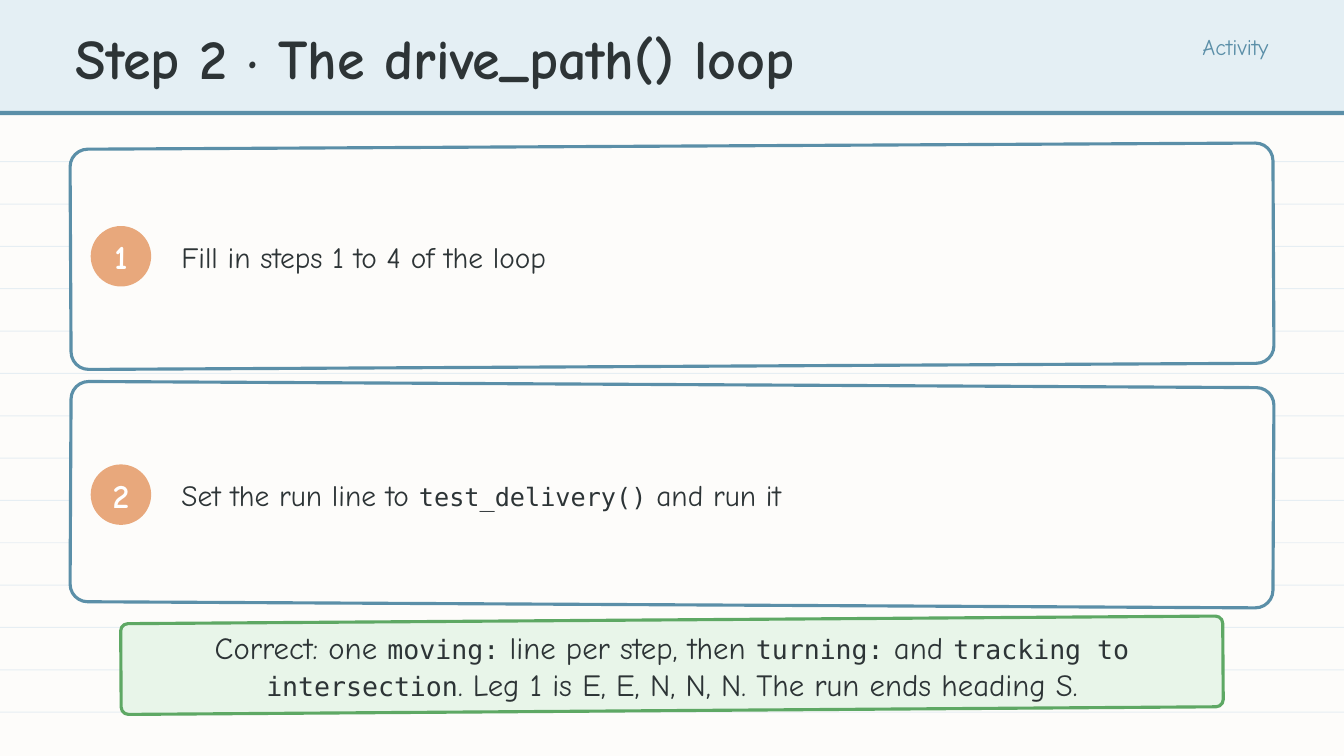
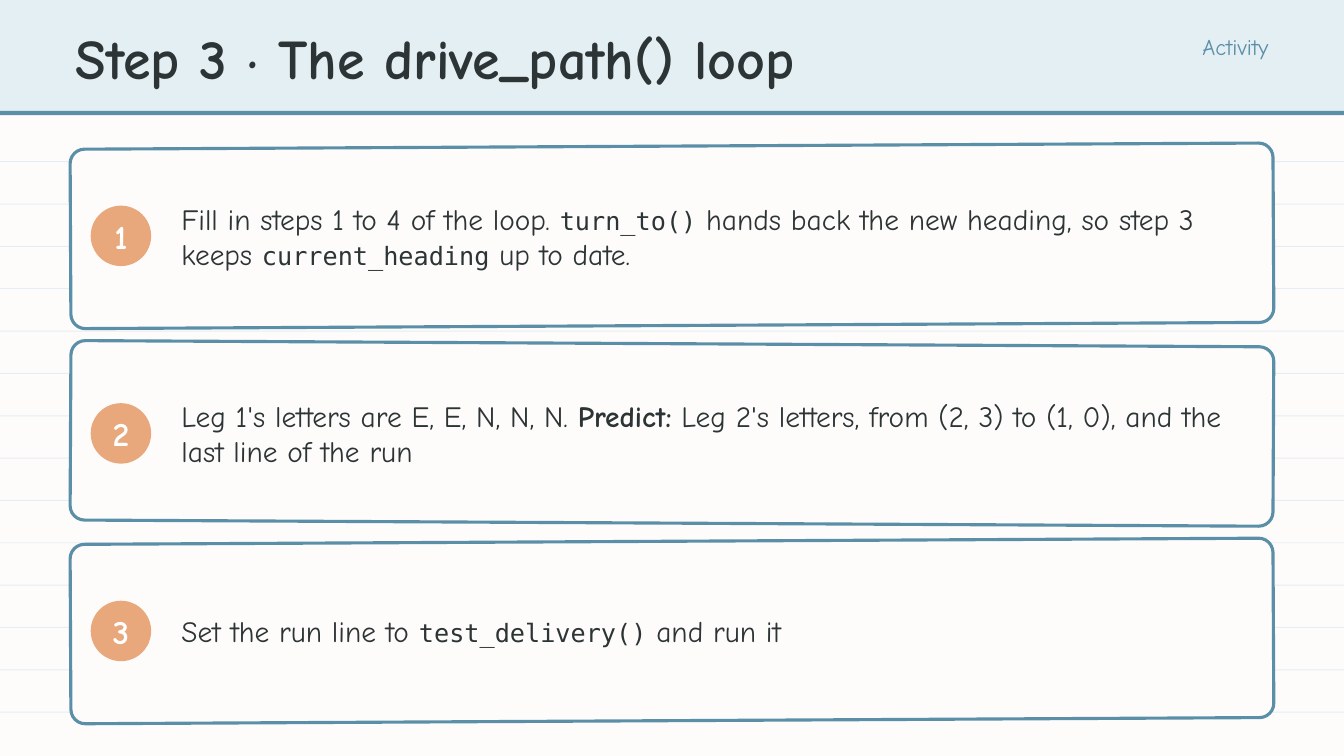
Before and after one commit to bradamiller/LearningPython, a slide deck: slide 21 of static/slides/module-04-manhattan/module-4-lesson-04-the-driver.pptx (slide 16 before the commit). Drawn at 1344x756 pixels with LibreOffice and Linux fonts; fonts in the diff are those of the drawing. Boxes give left, top, right and bottom in pixels: in the first picture for what was removed or moved away, otherwise in the second. Text is boxed around its words. In the diff, an @@ line names an element or a change of style, - is before the commit and + after.

```diff
--- a/static/slides/module-04-manhattan/module-4-lesson-04-the-driver.pptx
+++ b/static/slides/module-04-manhattan/module-4-lesson-04-the-driver.pptx
@@ text at [76, 36, 794, 89]: text changed @@
-Step 2 · The drive_path() loop
+Step 3 · The drive_path() loop
@@ rounded rectangle: place and size @@
-rounded rectangle at [70, 143, 1274, 370]
+rounded rectangle at [70, 143, 1274, 329]
@@ text "1": place and size @@
-text "1" at [114, 247, 127, 269]
+text "1" at [114, 227, 127, 249]
@@ ellipse: place and size @@
-ellipse at [91, 226, 151, 286]
+ellipse at [91, 206, 151, 266]
@@ text at [181, 210, 1194, 271]: text changed @@
-Fill in steps 1 to 4 of the loop
+Fill in steps 1 to 4 of the loop. turn_to() hands back the new heading, so step 3 keeps current_heading up to date.
@@ rounded rectangle: place and size @@
-rounded rectangle at [70, 381, 1274, 608]
+rounded rectangle at [70, 341, 1274, 526]
@@ text "2": place and size @@
-text "2" at [113, 486, 130, 508]
+text "2" at [113, 424, 130, 446]
@@ ellipse: place and size @@
-ellipse at [91, 465, 151, 525]
+ellipse at [91, 403, 151, 464]
@@ text added at [181, 404, 1221, 463], 21 pt, text #2D3436 @@
+Leg 1's letters are E, E, N, N, N. Predict: Leg 2's letters, from (2, 3) to (1, 0), and the last line of the run
@@ rounded rectangle: place and size @@
-rounded rectangle at [121, 616, 1223, 715]
+rounded rectangle at [70, 538, 1274, 724]
@@ rounded rectangle at [70, 538, 1274, 724]: fill #E8F5E9 to #FDFCFA; outline #5EA864 2.25 pt to #5B8FA8 2.25 pt @@
@@ text "Set the run line to ...": place and size @@
-text "Set the run line to ..." at [181, 486, 781, 512]
+text "Set the run line to ..." at [181, 622, 781, 648]
@@ ellipse added at [91, 601, 151, 661], fill #E8A87C @@
@@ text added at [113, 622, 130, 644], 24 pt, text #FFFFFF, bold @@
+3
@@ text removed at [215, 638, 1129, 702] @@
-Correct: one moving: line per step, then turning: and tracking to intersection. Leg 1 is E, E, N, N, N. The run ends heading S.
```
Also in this commit, not shown: 11 other slides changed, 10 slides added, 1 slide removed, 42 other files.
